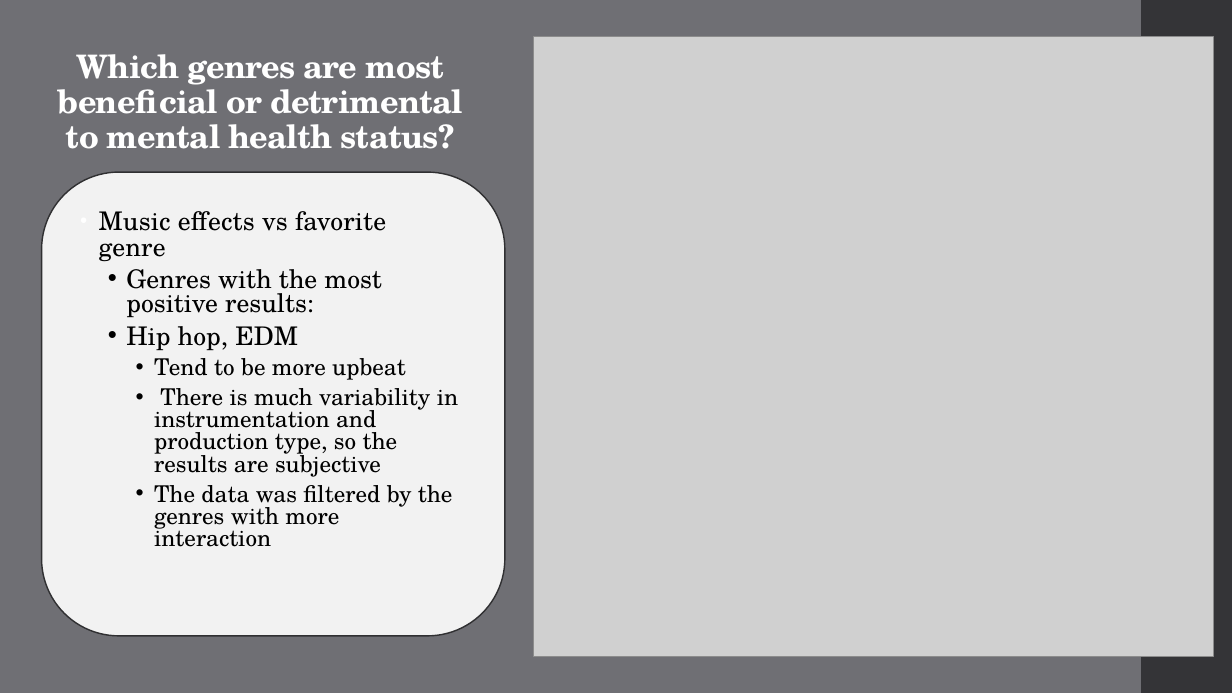
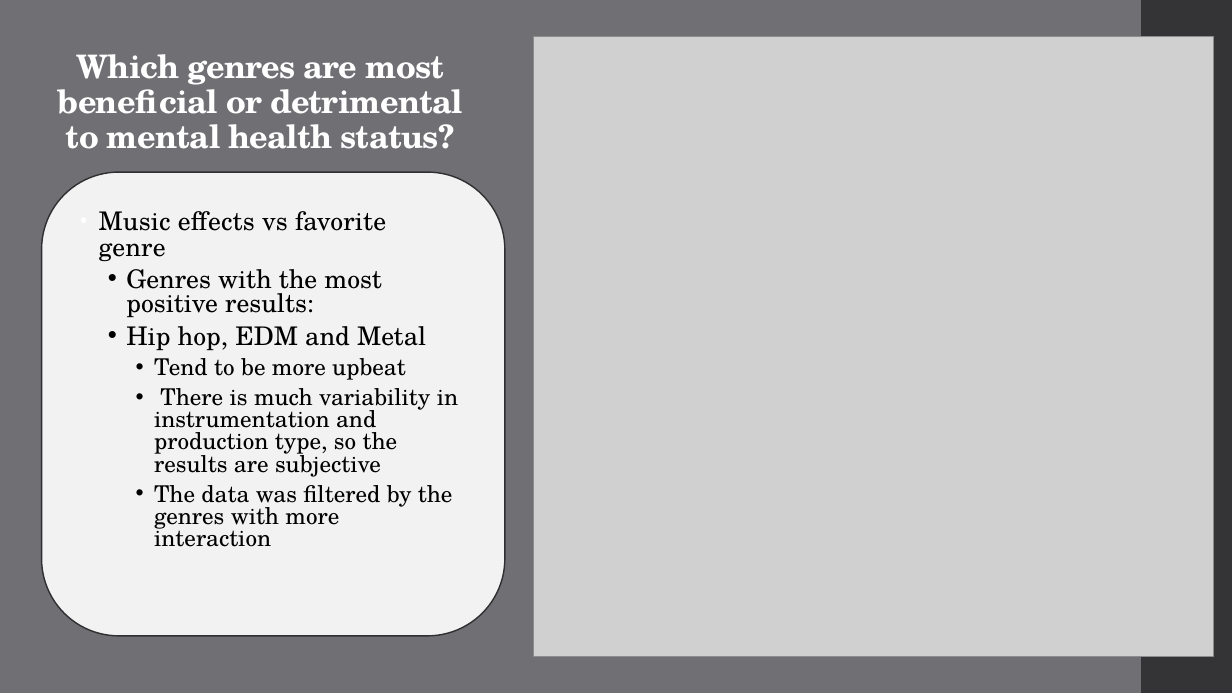
Before and after one commit to TheWizler/project1_group_10, a slide deck: slide 11 of gabriela's_work/Project 1 Presentation copy.pptx. Drawn at 1232x693 pixels with LibreOffice and Linux fonts; fonts in the diff are those of the drawing; grey boxes stand for pictures. Boxes give left, top, right and bottom in pixels: in the first picture for what was removed or moved away, otherwise in the second. Text is boxed around its words. In the diff, an @@ line names an element or a change of style, - is before the commit and + after.

```diff
--- a/gabriela's_work/Project 1 Presentation copy.pptx
+++ b/gabriela's_work/Project 1 Presentation copy.pptx
@@ text at <box>126,326,426,351</box>: text changed @@
-  • Hip hop, EDM
+  • Hip hop, EDM and Metal
```
Also in this commit, not shown: 1 other file.
